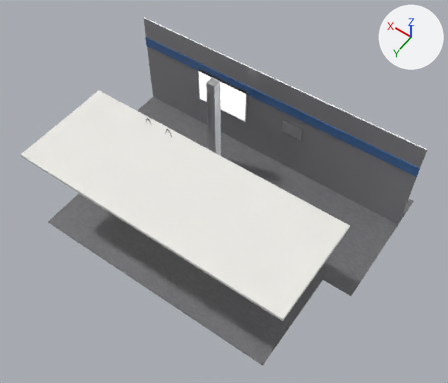
What one commit did to the Blender file assets/models/subway_blocking.blend.
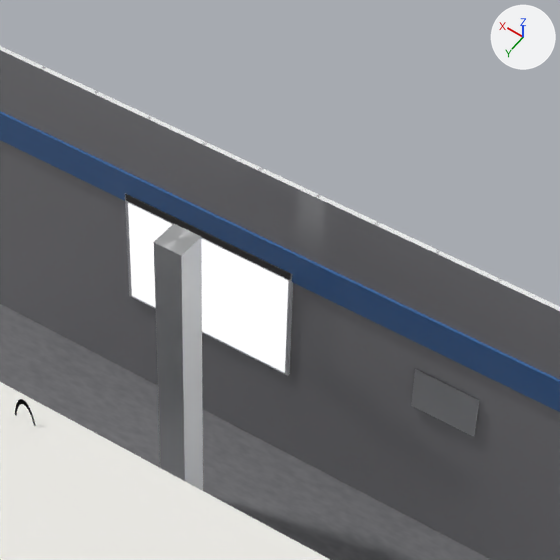
Each version is shown whole from a 50 mm lens placed at (-5.66, 7.31, 12.87), pointed at (-0.29, -0.21, 1.07), then close up on the part from 36% to 73% of the width and 3% to 46% of the height. Lighting does not change. The marker at upper right points along +X, +Y and +Z. The first two pictures are the older version.

The scene before the commit, as lines of its bpy script (objects in view):
```python
me_platform_map_display = bpy.data.meshes.new('Platform_Map_Display')
me_platform_map_display.from_pydata(...)  # 4 vertices, 1 face; spans x -0.75..0.75, y 0.0, z -0.49..0.49
me_platform_map_display.materials.append(mat_mat_platform_map)  # white #f9f9f9, glowing white #ffffff
me_platform_map_header_trim = bpy.data.meshes.new('Platform_Map_Header_Trim')
me_platform_map_header_trim.from_pydata(...)  # 8 vertices, 6 faces; spans x -0.77..0.77, y 0.0, z -0.03..0.03
me_platform_map_header_trim.materials.append(mat_mat_rubber_black)  # dark grey #383838
me_platform_map_housing = bpy.data.meshes.new('Platform_Map_Housing')
me_platform_map_housing.from_pydata(...)  # a box spanning x -0.78..0.78, y -0.02..0.02, z -0.54..0.54
me_platform_map_housing.materials.append(mat_mat_aluminum)  # white #e5e6e8
me_platform_mosaic_band = bpy.data.meshes.new('Platform_Mosaic_Band')
me_platform_mosaic_band.from_pydata(...)  # a box spanning x -0.5..0.5, y -0.5..0.5, z -0.5..0.5
me_platform_mosaic_band.materials.append(mat_mat_platform_mosaic)  # blue #3f6ca6
ob_platform_map_display = bpy.data.objects.new('Platform_Map_Display', me_platform_map_display)
ob_platform_map_display.location = (1.45, -2.554, 1.42)
ob_platform_map_header_trim = bpy.data.objects.new('Platform_Map_Header_Trim', me_platform_map_header_trim)
ob_platform_map_header_trim.location = (1.45, -2.555, 1.96)
ob_platform_map_housing = bpy.data.objects.new('Platform_Map_Housing', me_platform_map_housing)
ob_platform_map_housing.location = (1.45, -2.575, 1.45)
ob_platform_mosaic_band = bpy.data.objects.new('Platform_Mosaic_Band', me_platform_mosaic_band)
ob_platform_mosaic_band.location = (0.0, -2.57, 2.05)
ob_platform_mosaic_band.scale = (8.0, 0.02, 0.28)
# also in view: 'Platform_Floor' at (0.0, -1.8, -0.01); 'Platform_Steel_Column' at (1.05, -1.65, 1.4); 'Platform_Tile_Wall' at (0.0, -2.6, 1.4); 'Subway_Ceiling' at (0.0, 1.1, 2.27); 'Platform_Sign_Plate' at (-0.72, -2.56, 1.45)
```
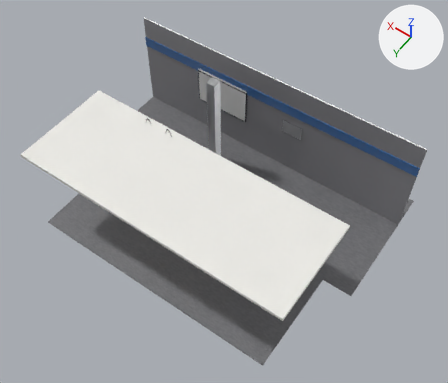
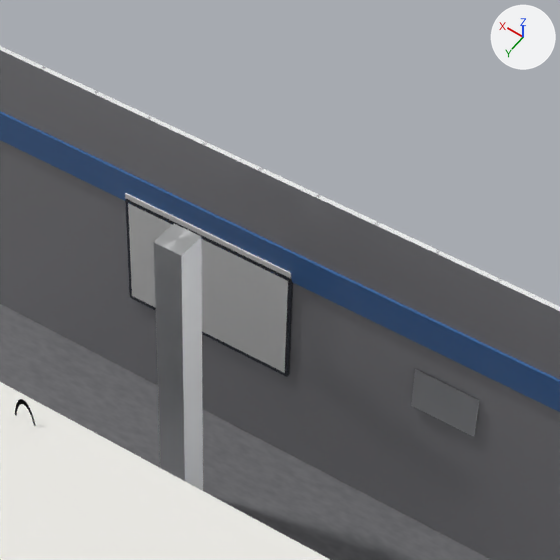
Where the newer file only moved an object's origin or applied its transform, the numbers keep the older frame.

What differs and where, as boxes (x1, y1, x2, y2) in the close-ups (560 x 560 px):
'Platform_Map_Housing', reshaped, moved, recoloured: before (125, 193, 293, 376); after (125, 199, 293, 377)
'Platform_Map_Header_Trim', recoloured, moved: before (125, 194, 291, 280); after (125, 193, 291, 278)
part 1 of me_platform_map_housing, cut back: before (125, 193, 293, 376); after (125, 199, 293, 377)
part 3 of me_platform_map_display, recoloured (darker): (128, 203, 288, 373) in both

Edits to the bpy script that builds the scene:
```text
Add mat_mat_titanium_frame:
    mat_mat_titanium_frame = principled_material('Mat_Titanium_Frame')
    mat_mat_titanium_frame.base_color = (0.09, 0.1, 0.12)  # dark grey #555961
    mat_mat_titanium_frame.metallic = 0.88
    mat_mat_titanium_frame.roughness = 0.25
Change me_platform_map_housing:
    used by ob_platform_map_housing; location = (1.45, -2.575, 1.45)
    remove me_platform_map_housing.from_pydata(...)  # 8 vertices, 6 faces; spans x -0.78..0.78, y -0.02..0.02, z -0.54..0.54
    remove me_platform_map_housing.materials.append(mat_mat_aluminum)  # white #e5e6e8
    add me_platform_map_housing.from_pydata(...)  # 160 vertices, 130 faces; spans x -0.78..0.78, y -0.02..0.02, z -0.53..0.53
    me_platform_map_housing part 1: 8 vertices removed from x -0.78..0.78, y -0.02..0.02, z -0.54..0.54; 160 vertices added at x -0.78..0.78, y -0.02..0.02, z -0.53..0.53
    me_platform_map_housing part 2: the surface is now shaded smooth
    add me_platform_map_housing.materials.append(mat_mat_titanium_frame)  # dark grey #555961
Change me_platform_map_header_trim:
    used by ob_platform_map_header_trim; location = (1.45, -2.555, 1.96)
    remove me_platform_map_header_trim.from_pydata(...)  # 8 vertices, 6 faces; spans x -0.77..0.77, y 0.0, z -0.03..0.03
    remove me_platform_map_header_trim.materials.append(mat_mat_rubber_black)  # dark grey #383838
    add me_platform_map_header_trim.from_pydata(...)  # 8 vertices, 6 faces; spans x -0.77..0.77, y -0.01..0.01, z -0.02..0.02
    edits to the shape of me_platform_map_header_trim do not show in these pictures
Change me_platform_map_display:
    where me_platform_map_display.from_pydata(...)  # 4 vertices, 1 face; spans x -0.75..0.75, y 0.0, z -0.49..0.49
    used by ob_platform_map_display; location = (1.45, -2.554, 1.42)
    remove me_platform_map_display.materials.append(mat_mat_platform_map)  # white #f9f9f9, glowing white #ffffff
    me_platform_map_display part 3: 1 face spanning x -0.75..0.75, y 0.0, z -0.49..0.49 switches from mat_mat_platform_map (white #f9f9f9, glowing white #ffffff) to no material
Change ob_platform_map_housing:
    ob_platform_map_housing.location: (1.45, -2.575, 1.45) -> (1.45, -2.575, 1.42)
Change ob_platform_map_header_trim:
    ob_platform_map_header_trim.location: (1.45, -2.555, 1.96) -> (1.45, -2.555, 1.975)
```
